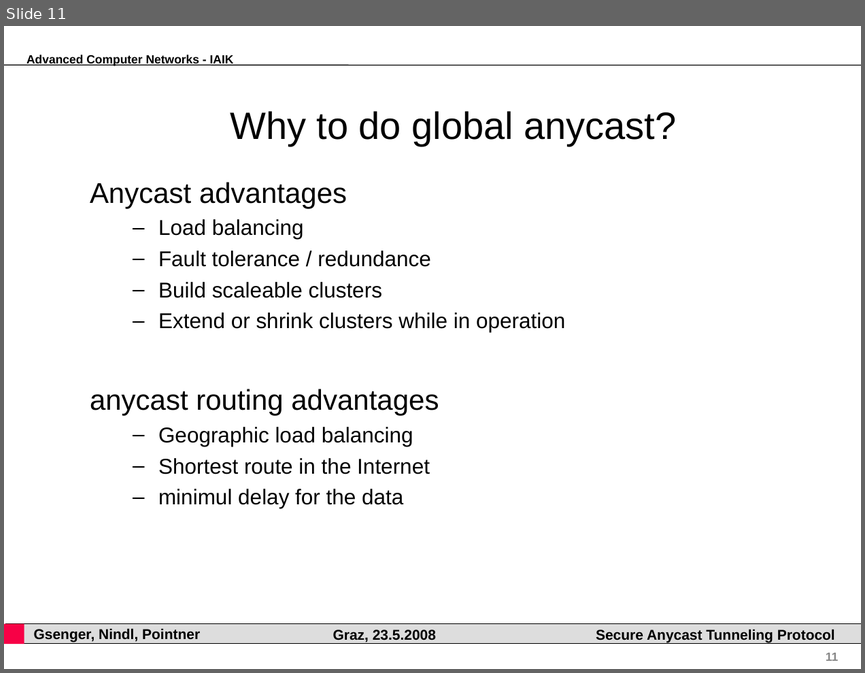
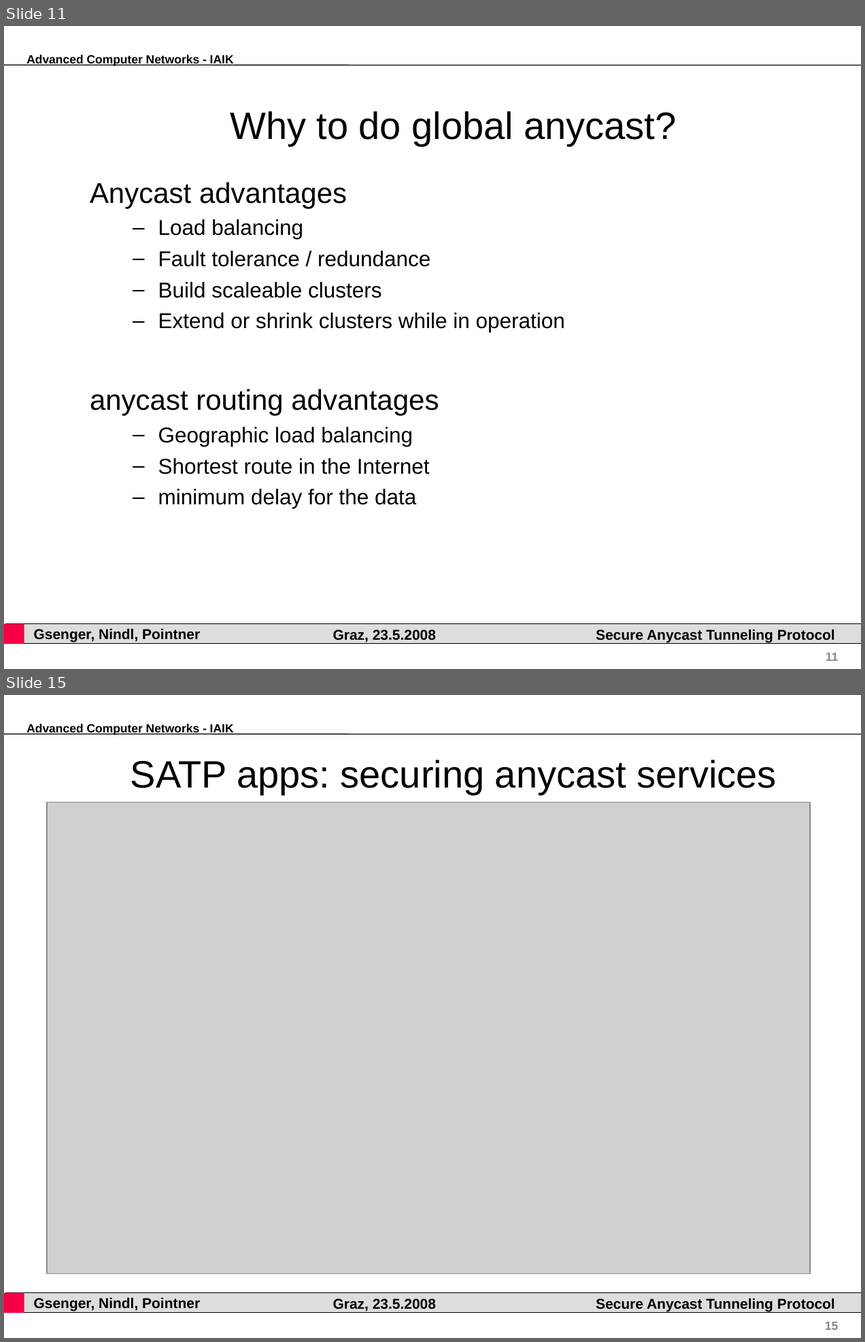
Before and after one commit to pyhedgehog/anytun, a slide deck: papers/acn.ppt. Shown one above the other, each under a label of ours: slide 11 before the commit, slides 11 and 15 after it; the slides between them are not shown. The pictures are 865x673 and 865x1342 pixels, drawn with LibreOffice and Linux fonts; fonts in the diff are those of the drawing; grey boxes stand for pictures; background and template pictures are left out. Boxes give left, top, right and bottom in pixels: in the first picture for what was removed or moved away, otherwise in the second. Text is boxed around its words. In the diff, an @@ line names an element or a change of style, - is before the commit and + after.

```diff
--- a/papers/acn.ppt
+++ b/papers/acn.ppt
@@ slide 15 added at [4, 695, 861, 1338], background #FFFFFF; not listed: 7 template elements that a slide beside it also shows @@
@@ title added at [130, 760, 776, 794], 32 pt, text #000000 @@
+SATP apps: securing anycast services
@@ picture added at [47, 802, 810, 1273] @@
@@ slide 11 changed as well @@
@@ text at [158, 488, 416, 508]: text changed @@
-  – minimul delay for the data
+  – minimum delay for the data
```
Also in this commit, not shown: 7 other slides changed, 9 other slides added.
